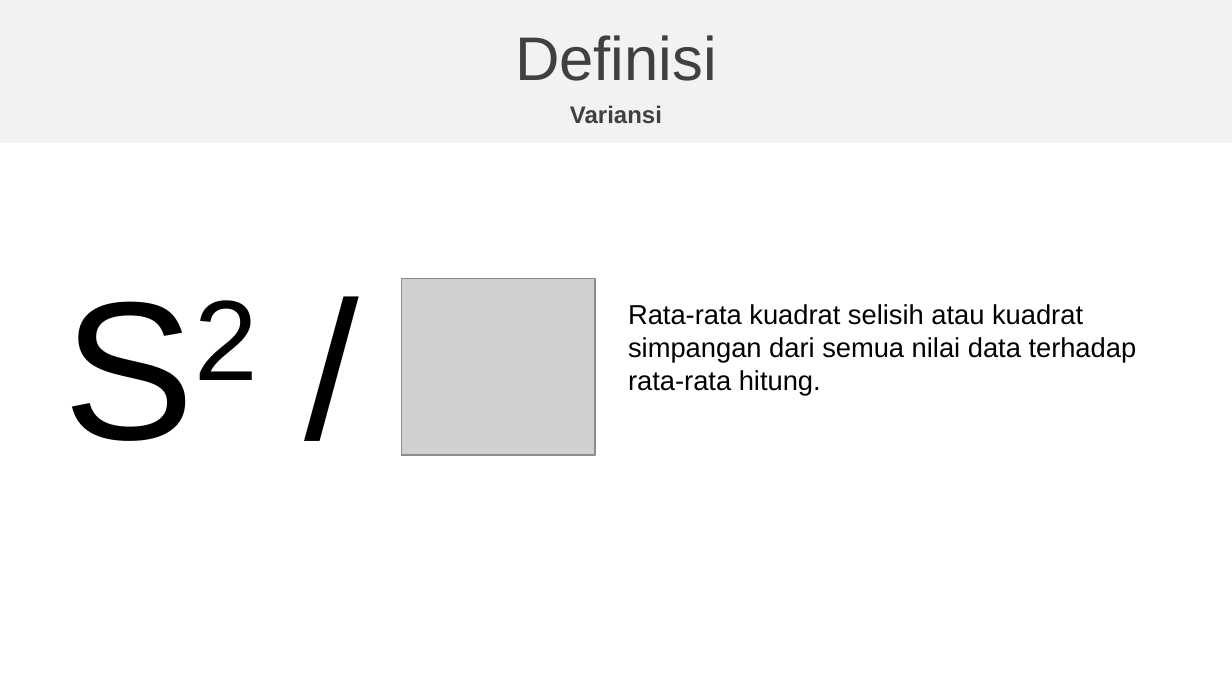
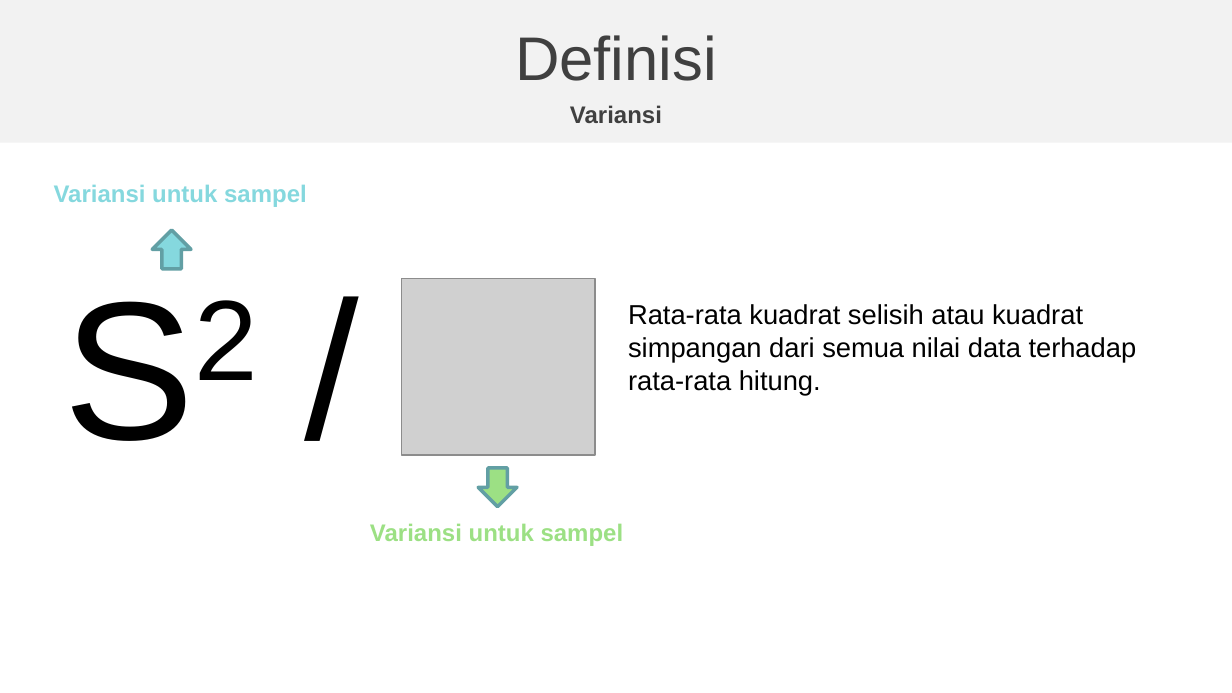
Before and after one commit to natacloud/statistika, a slide deck: slide 9 of Presentasi-Statistika-kelompok-3.pptx. Drawn at 1232x693 pixels with LibreOffice and Linux fonts; fonts in the diff are those of the drawing; grey boxes stand for pictures; background and template pictures are left out. Boxes give left, top, right and bottom in pixels: in the first picture for what was removed or moved away, otherwise in the second. Text is boxed around its words. In the diff, an @@ line names an element or a change of style, - is before the commit and + after.

```diff
--- a/Presentasi-Statistika-kelompok-3.pptx
+++ b/Presentasi-Statistika-kelompok-3.pptx
@@ text added at box(54, 184, 307, 207), 14 pt, text #85D8DE, bold @@
+Variansi untuk sampel
@@ up arrow added at box(153, 230, 191, 269), fill #85D8DE, outline #62A0A4 2 pt @@
@@ down arrow added at box(478, 468, 516, 506), fill #9CE084, outline #62A0A4 2 pt @@
@@ text added at box(370, 523, 624, 546), 14 pt, text #9CE084, bold @@
+Variansi untuk sampel
```
Also in this commit, not shown: 1 other slide changed, 4 slides added.
